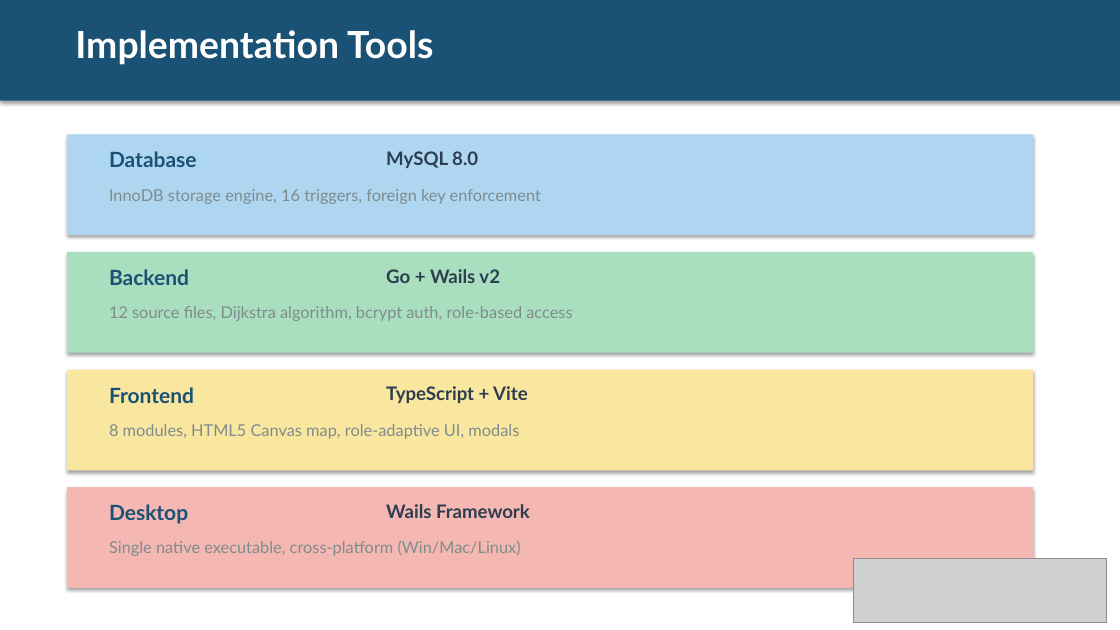
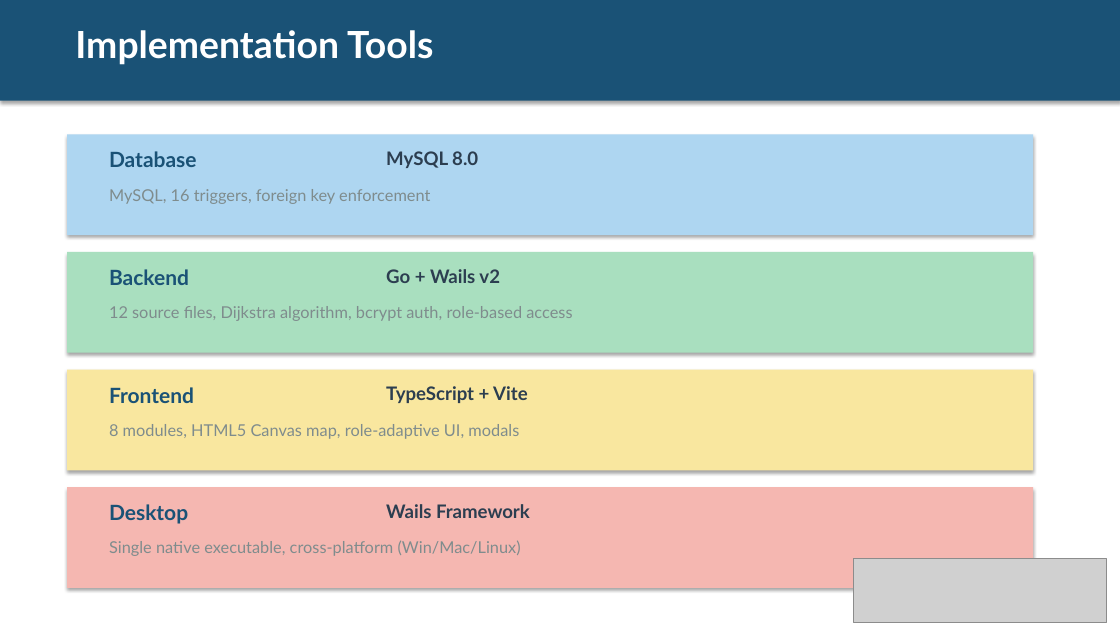
Before and after one commit to AvalonR/DatabasePractice, a slide deck: slide 5 of docs/Presentation.pptx. Drawn at 1120x630 pixels with LibreOffice and Linux fonts; fonts in the diff are those of the drawing; grey boxes stand for pictures. Boxes give left, top, right and bottom in pixels: in the first picture for what was removed or moved away, otherwise in the second. Text is boxed around its words. In the diff, an @@ line names an element or a change of style, - is before the commit and + after.

```diff
--- a/docs/Presentation.pptx
+++ b/docs/Presentation.pptx
@@ text at <box>109,189,430,204</box>: text changed @@
-InnoDB storage engine, 16 triggers, foreign key enforcement
+MySQL, 16 triggers, foreign key enforcement
```
Also in this commit, not shown: 6 other slides changed, 10 other files.
